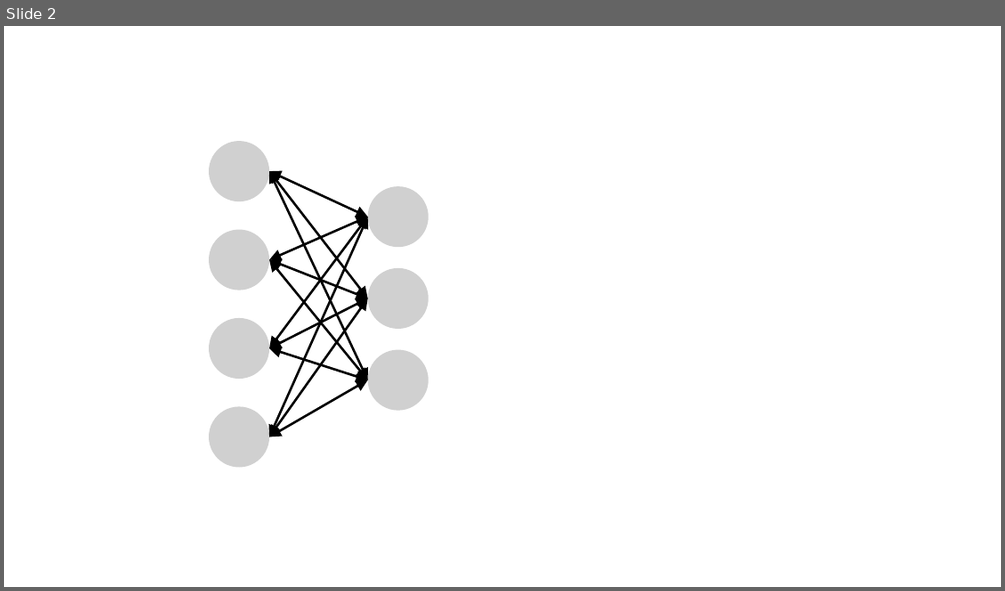
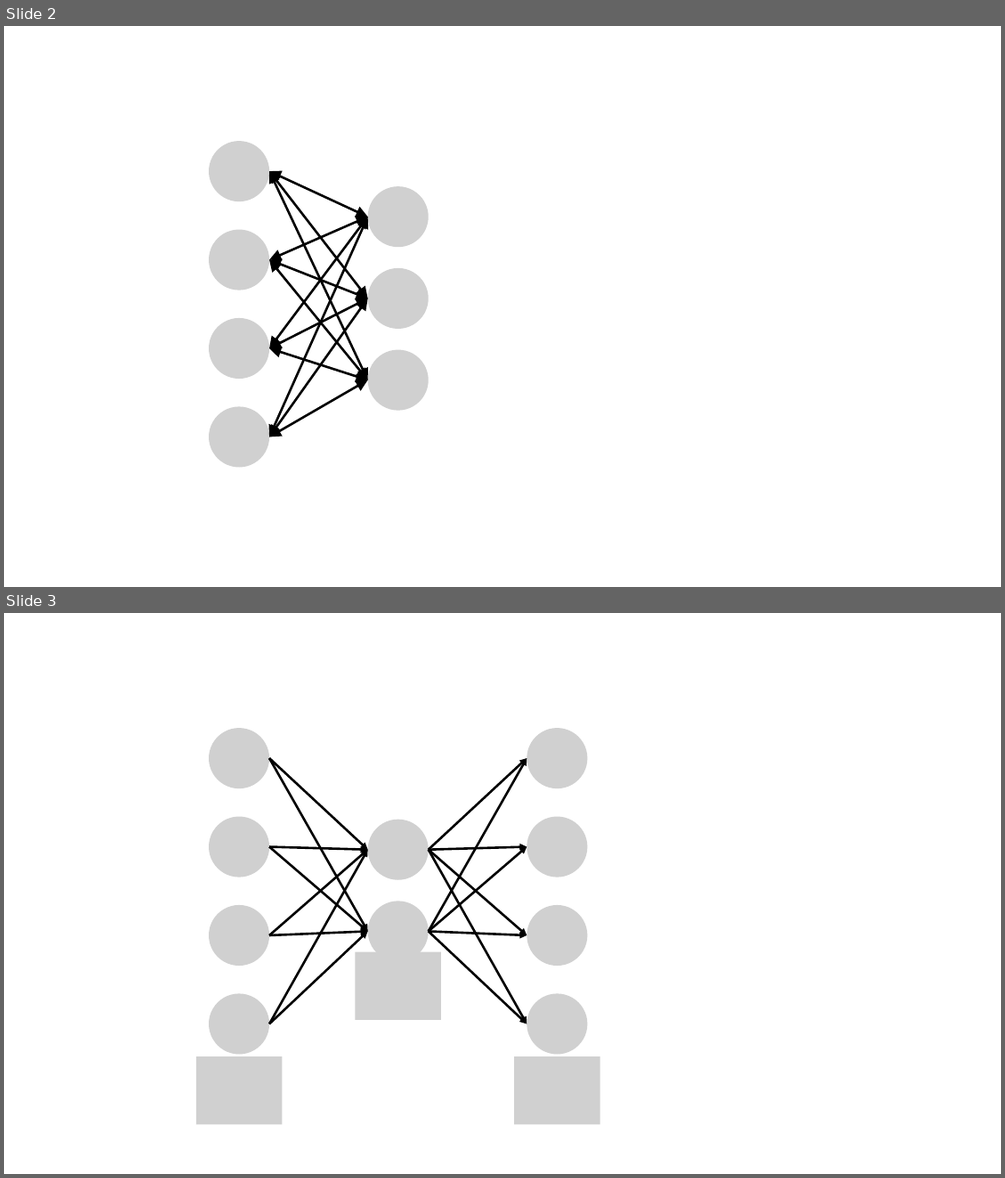
Before and after one commit to an-seunghwan/archive, a slide deck: assets/그림그리기.pptx. Shown one above the other, each under a label of ours: slide 2 before the commit, slides 2 and 3 after it. The pictures are 1005x591 and 1005x1178 pixels, drawn with LibreOffice and Linux fonts; fonts in the diff are those of the drawing; grey boxes stand for pictures. Boxes give left, top, right and bottom in pixels: in the first picture for what was removed or moved away, otherwise in the second. Text is boxed around its words. In the diff, an @@ line names an element or a change of style, - is before the commit and + after.

```diff
--- a/assets/그림그리기.pptx
+++ b/assets/그림그리기.pptx
@@ slide 3 added at box(4, 613, 1001, 1174), background #FFFFFF @@
@@ picture added at box(209, 728, 269, 788) @@
@@ picture added at box(526, 728, 587, 788) @@
@@ arrow added from (269, 758) to (367, 850), #000000 2.25 pt @@
@@ arrow added from (269, 758) to (367, 932), #000000 2.25 pt @@
@@ arrow added from (429, 850) to (526, 758), #000000 2.25 pt @@
@@ arrow added from (429, 932) to (526, 758), #000000 2.25 pt @@
@@ picture added at box(209, 817, 269, 877) @@
@@ picture added at box(367, 819, 428, 880) @@
@@ picture added at box(526, 817, 587, 877) @@
@@ arrow added from (269, 1023) to (367, 850), #000000 2.25 pt @@
@@ arrow added from (269, 935) to (367, 850), #000000 2.25 pt @@
@@ arrow added from (269, 847) to (367, 850), #000000 2.25 pt @@
@@ arrow added from (269, 847) to (367, 932), #000000 2.25 pt @@
@@ arrow added from (429, 850) to (526, 847), #000000 2.25 pt @@
@@ arrow added from (429, 850) to (526, 935), #000000 2.25 pt @@
@@ arrow added from (429, 850) to (526, 1023), #000000 2.25 pt @@
@@ arrow added from (429, 932) to (526, 847), #000000 2.25 pt @@
@@ picture added at box(209, 905, 269, 965) @@
@@ picture added at box(367, 900, 428, 962) @@
@@ picture added at box(526, 905, 587, 965) @@
@@ arrow added from (269, 1023) to (367, 932), #000000 2.25 pt @@
@@ arrow added from (269, 935) to (367, 932), #000000 2.25 pt @@
@@ arrow added from (429, 932) to (526, 935), #000000 2.25 pt @@
@@ arrow added from (429, 932) to (526, 1023), #000000 2.25 pt @@
@@ picture added at box(356, 952, 442, 1020) @@
@@ picture added at box(209, 994, 269, 1054) @@
@@ picture added at box(526, 994, 587, 1054) @@
@@ picture added at box(196, 1056, 283, 1125) @@
@@ picture added at box(514, 1056, 600, 1125) @@
```
Also in this commit, not shown: 4 other files.
